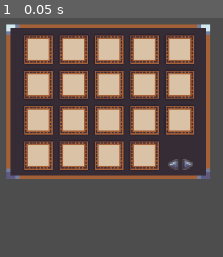
Above: before the commit, frame 1.
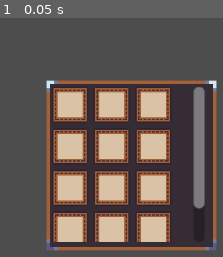
Above: after the commit, the same moment.

Repository: XDCocker420/Farming-Game-Project
Game: Godot game, scene res://scenes/ui/ui_scheune.tscn
Same seed, same stepped clock (60 frames per second), same inputs: the game is played once before the commit and once after it. This scene is started directly instead of the project's main scene.
Inputs:
- Up to frame 1 (0.05 s): no input

The runs differ from the first frame. In frame 1, 74% of the frame differs, in the area x 2-98%, y 2-98%.
Error after the commit: Attempt to call function 'instance' in base 'null instance' on a null instance. (res://scripts/ui/ui_scheune.gd:24)

Commit message:
ui scheune

Diff:
--- a/scenes/ui/ui_scheune.tscn
+++ b/scenes/ui/ui_scheune.tscn
@@ -1,20 +1,19 @@
 [gd_scene load_steps=4 format=3 uid="uid://cgv01xlihuvuq"]
 
 [ext_resource type="Texture2D" uid="uid://cfjfflsigxxw1" path="res://assets/gui/menu.png" id="1_gkugg"]
+[ext_resource type="Script" path="res://scripts/ui/ui_scheune.gd" id="1_hyfmf"]
 [ext_resource type="PackedScene" uid="uid://f2u7wd113dhm" path="res://scenes/ui/ui_slot.tscn" id="2_s5gn4"]
-[ext_resource type="PackedScene" uid="uid://p0g8ts0lvm8t" path="res://scenes/ui/back_n_forth.tscn" id="3_0o4xl"]
 
 [node name="UI" type="Control"]
 layout_mode = 3
-anchors_preset = 15
-anchor_right = 1.0
-anchor_bottom = 1.0
-offset_left = -58.0
-offset_top = -81.0
-offset_right = -58.0
-offset_bottom = -81.0
+anchors_preset = 8
+anchor_left = 0.5
+anchor_top = 0.5
+anchor_right = 0.5
+anchor_bottom = 0.5
 grow_horizontal = 2
 grow_vertical = 2
+script = ExtResource("1_hyfmf")
 
 [node name="Menu" type="NinePatchRect" parent="."]
 layout_mode = 1
@@ -24,90 +23,70 @@
 anchor_right = 0.5
 anchor_bottom = 0.5
 offset_left = -147.0
-offset_top = -111.5
-offset_right = 147.0
-offset_bottom = 111.5
+offset_top = -111.0
+offset_right = 98.0
+offset_bottom = 134.0
 grow_horizontal = 2
 grow_vertical = 2
 texture = ExtResource("1_gkugg")
 region_rect = Rect2(113, 1, 46, 46)
 
-[node name="GridContainer" type="GridContainer" parent="Menu"]
-layout_mode = 1
-anchors_preset = 8
-anchor_left = 0.5
-anchor_top = 0.5
-anchor_right = 0.5
-anchor_bottom = 0.5
-offset_left = -123.0
-offset_top = -98.0
-offset_right = 23.0
-offset_bottom = 18.0
-grow_horizontal = 2
-grow_vertical = 2
-scale = Vector2(1.7, 1.7)
-columns = 5
+[node name="ScrollContainer" type="ScrollContainer" parent="Menu"]
+layout_mode = 0
+offset_left = 8.0
+offset_top = 9.0
+offset_right = 118.0
+offset_bottom = 121.0
+scale = Vector2(2, 2)
 
-[node name="Slot" parent="Menu/GridContainer" instance=ExtResource("2_s5gn4")]
+[node name="VBoxContainer" type="VBoxContainer" parent="Menu/ScrollContainer"]
 layout_mode = 2
 
-[node name="Slot2" parent="Menu/GridContainer" instance=ExtResource("2_s5gn4")]
+[node name="GridContainer" type="GridContainer" parent="Menu/ScrollContainer/VBoxContainer"]
+layout_mode = 2
+columns = 3
+
+[node name="Slot" parent="Menu/ScrollContainer/VBoxContainer/GridContainer" instance=ExtResource("2_s5gn4")]
 layout_mode = 2
 
-[node name="Slot3" parent="Menu/GridContainer" instance=ExtResource("2_s5gn4")]
+[node name="Slot2" parent="Menu/ScrollContainer/VBoxContainer/GridContainer" instance=ExtResource("2_s5gn4")]
 layout_mode = 2
 
-[node name="Slot4" parent="Menu/GridContainer" instance=ExtResource("2_s5gn4")]
+[node name="Slot3" parent="Menu/ScrollContainer/VBoxContainer/GridContainer" instance=ExtResource("2_s5gn4")]
 layout_mode = 2
 
-[node name="Slot5" parent="Menu/GridContainer" instance=ExtResource("2_s5gn4")]
+[node name="Slot4" parent="Menu/ScrollContainer/VBoxContainer/GridContainer" instance=ExtResource("2_s5gn4")]
 layout_mode = 2
 
-[node name="Slot6" parent="Menu/GridContainer" instance=ExtResource("2_s5gn4")]
+[node name="Slot5" parent="Menu/ScrollContainer/VBoxContainer/GridContainer" instance=ExtResource("2_s5gn4")]
 layout_mode = 2
 
-[node name="Slot7" parent="Menu/GridContainer" instance=ExtResource("2_s5gn4")]
+[node name="Slot6" parent="Menu/ScrollContainer/VBoxContainer/GridContainer" instance=ExtResource("2_s5gn4")]
 layout_mode = 2
 
-[node name="Slot8" parent="Menu/GridContainer" instance=ExtResource("2_s5gn4")]
+[node name="Slot7" parent="Menu/ScrollContainer/VBoxContainer/GridContainer" instance=ExtResource("2_s5gn4")]
 layout_mode = 2
 
-[node name="Slot9" parent="Menu/GridContainer" instance=ExtResource("2_s5gn4")]
+[node name="Slot8" parent="Menu/ScrollContainer/VBoxContainer/GridContainer" instance=ExtResource("2_s5gn4")]
 layout_mode = 2
 
-[node name="Slot10" parent="Menu/GridContainer" instance=ExtResource("2_s5gn4")]
+[node name="Slot9" parent="Menu/ScrollContainer/VBoxContainer/GridContainer" instance=ExtResource("2_s5gn4")]
 layout_mode = 2
 
-[node name="Slot11" parent="Menu/GridContainer" instance=ExtResource("2_s5gn4")]
+[node name="Slot10" parent="Menu/ScrollContainer/VBoxContainer/GridContainer" instance=ExtResource("2_s5gn4")]
 layout_mode = 2
 
-[node name="Slot12" parent="Menu/GridContainer" instance=ExtResource("2_s5gn4")]
+[node name="Slot11" parent="Menu/ScrollContainer/VBoxContainer/GridContainer" instance=ExtResource("2_s5gn4")]
 layout_mode = 2
 
-[node name="Slot13" parent="Menu/GridContainer" instance=ExtResource("2_s5gn4")]
+[node name="Slot12" parent="Menu/ScrollContainer/VBoxContainer/GridContainer" instance=ExtResource("2_s5gn4")]
 layout_mode = 2
 
-[node name="Slot14" parent="Menu/GridContainer" instance=ExtResource("2_s5gn4")]
+[node name="Slot13" parent="Menu/ScrollContainer/VBoxContainer/GridContainer" instance=ExtResource("2_s5gn4")]
 layout_mode = 2
 
-[node name="Slot15" parent="Menu/GridContainer" instance=ExtResource("2_s5gn4")]
-z_index = 6
+[node name="Slot14" parent="Menu/ScrollContainer/VBoxContainer/GridContainer" instance=ExtResource("2_s5gn4")]
 layout_mode = 2
 
-[node name="Slot16" parent="Menu/GridContainer" instance=ExtResource("2_s5gn4")]
+[node name="Slot15" parent="Menu/ScrollContainer/VBoxContainer/GridContainer" instance=ExtResource("2_s5gn4")]
 layout_mode = 2
-
-[node name="Slot17" parent="Menu/GridContainer" instance=ExtResource("2_s5gn4")]
-layout_mode = 2
-
-[node name="Slot18" parent="Menu/GridContainer" instance=ExtResource("2_s5gn4")]
-layout_mode = 2
-
-[node name="Slot19" parent="Menu/GridContainer" instance=ExtResource("2_s5gn4")]
-layout_mode = 2
-
-[node name="BackNForth" parent="Menu/GridContainer" instance=ExtResource("3_0o4xl")]
-layout_direction = 0
-layout_mode = 2
-size_flags_horizontal = 2
-size_flags_vertical = 4
--- a/scenes/ui/ui_slot.tscn
+++ b/scenes/ui/ui_slot.tscn
@@ -1,10 +1,13 @@
-[gd_scene load_steps=2 format=3 uid="uid://f2u7wd113dhm"]
+[gd_scene load_steps=3 format=3 uid="uid://f2u7wd113dhm"]
 
 [ext_resource type="Texture2D" uid="uid://b1a783ur0o53u" path="res://assets/gui/slot_bg.png" id="1_qjc65"]
 
+[sub_resource type="LabelSettings" id="LabelSettings_ny3na"]
+font_size = 64
+
 [node name="Slot" type="PanelContainer"]
-offset_right = 195.0
-offset_bottom = 171.0
+offset_right = 26.0
+offset_bottom = 26.0
 
 [node name="Background" type="TextureRect" parent="."]
 layout_mode = 2
@@ -12,3 +15,15 @@
 
 [node name="Icon" type="TextureRect" parent="."]
 layout_mode = 2
+
+[node name="Node2D" type="Node2D" parent="."]
+
+[node name="amount" type="Label" parent="Node2D"]
+visible = false
+offset_left = 21.0
+offset_top = 17.0
+offset_right = 61.0
+offset_bottom = 105.0
+scale = Vector2(0.1, 0.1)
+text = "0"
+label_settings = SubResource("LabelSettings_ny3na")
--- /dev/null
+++ b/scripts/ui/ui_scheune.gd
@@ -0,0 +1,33 @@
+extends Control
+
+
+func _ready() -> void:
+	SaveGame.add_to_inventory("carrot", 5)
+	SaveGame.add_to_inventory("wheat", 2)
+	SaveGame.add_to_inventory("corn", 3)
+	load_inventory()
+
+
+
+func _process(delta: float) -> void:
+	pass
+
+
+func load_inventory() -> void:
+	var vbox = $Menu/ScrollContainer/VBoxContainer
+	var slots = $Menu/ScrollContainer/VBoxContainer/GridContainer
+	var slot = load("res://scenes/ui/slot.tscn")
+	var inventory = SaveGame.get_inventory()
+	var count = 0
+
+	for item in inventory.keys():
+		var new_slot = slot.instance()
+		new_slot.item = item
+		slots.add_child(new_slot)
+		new_slot.show()
+		count = SaveGame.get_item_count(str(item))
+
+		if count > 1:
+			new_slot.get_node("amount").text = str(count)
+		else:
+			new_slot.get_node("amount").hide()
Binary file added: assets/gui/icons/carrot.png
Not shown, added: assets/gui/icons/carrot.png.import
Binary file added: assets/gui/icons/corn.png
Not shown, added: assets/gui/icons/corn.png.import
Binary file added: assets/gui/icons/wheat.png
Not shown, added: assets/gui/icons/wheat.png.import
